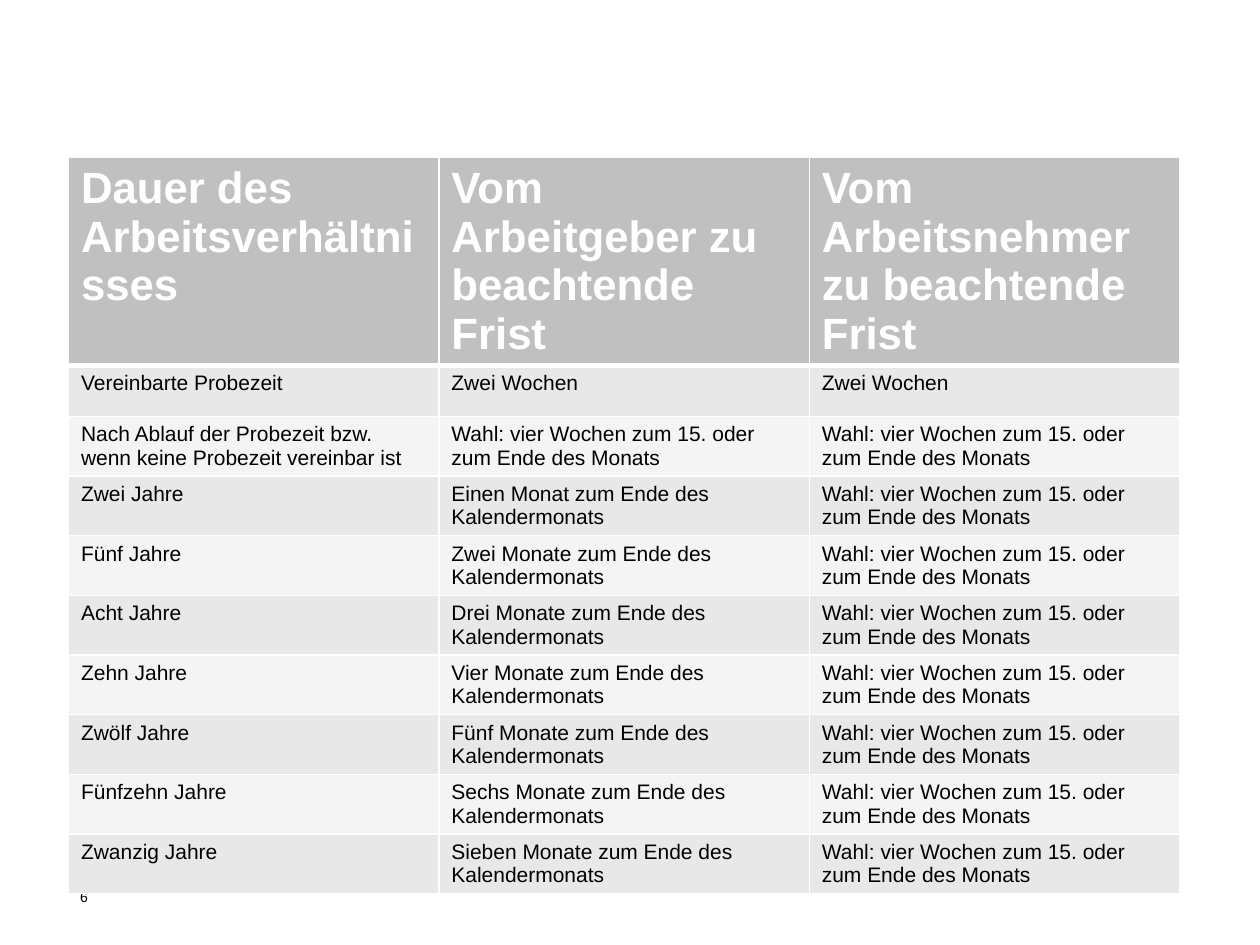
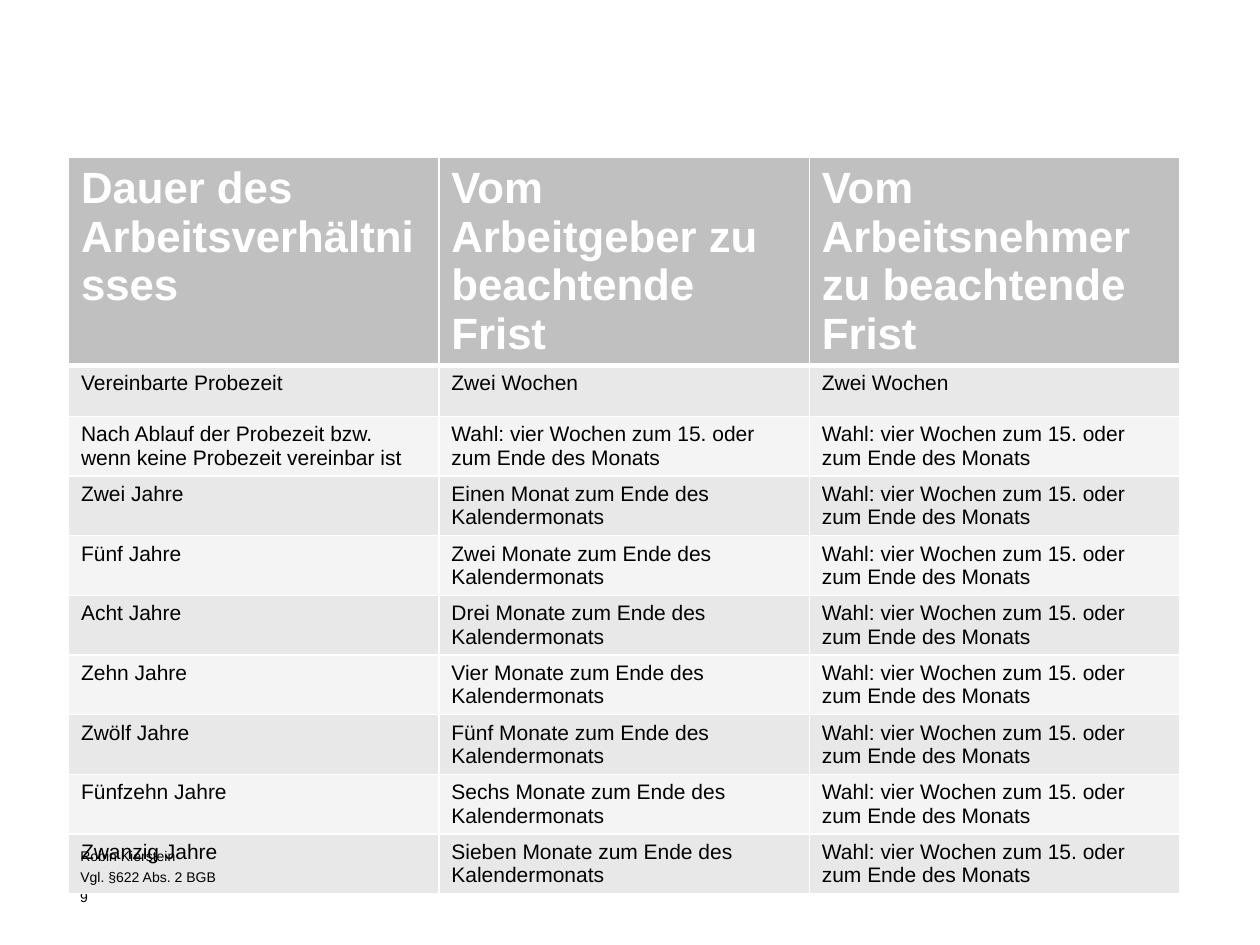
Before and after one commit to Debkou/Weorkshop, a slide deck: slide 9 of Führung Folien Robin.pptx (slide 6 before the commit). Drawn at 1260x945 pixels with LibreOffice and Linux fonts; fonts in the diff are those of the drawing; background and template pictures are left out. Boxes give left, top, right and bottom in pixels: in the first picture for what was removed or moved away, otherwise in the second. Text is boxed around its words. In the diff, an @@ line names an element or a change of style, - is before the commit and + after.

```diff
--- a/Führung Folien Robin.pptx
+++ b/Führung Folien Robin.pptx
@@ text added at (80, 850, 216, 885), 8 pt, text #000000 @@
+Robin Kierstein
+Vgl. §622 Abs. 2 BGB
@@ page number at (80, 894, 88, 902): text changed @@
-6
+9
```
Also in this commit, not shown: 10 other slides changed, 9 slides added.
